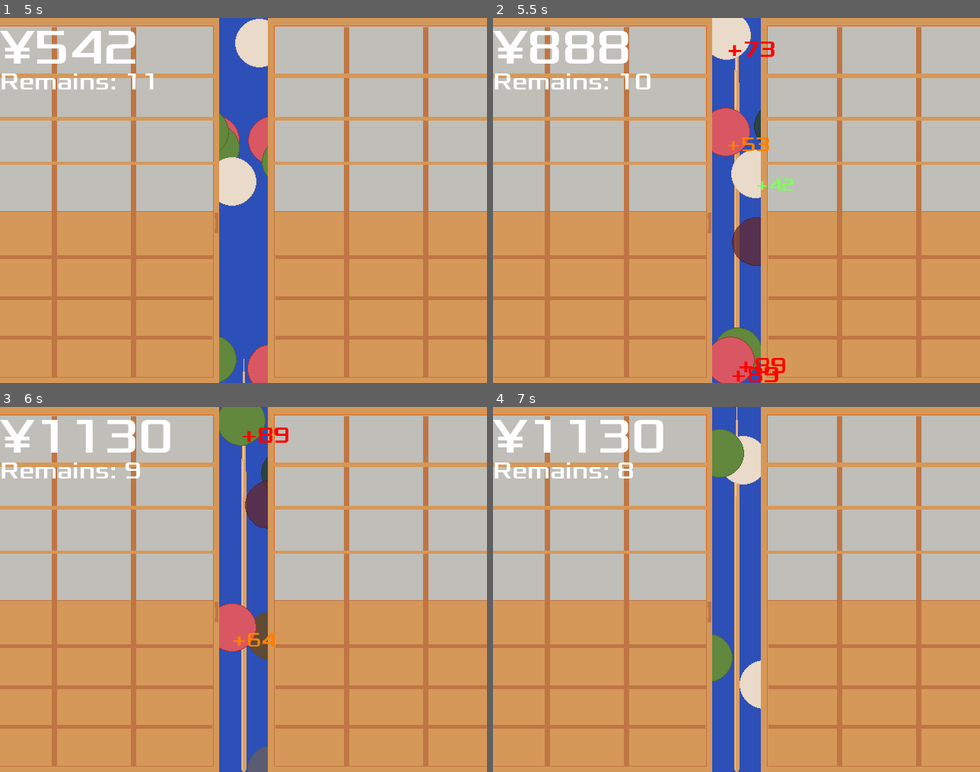
Above: before the commit, frames 1-4 (two rows, left to right).
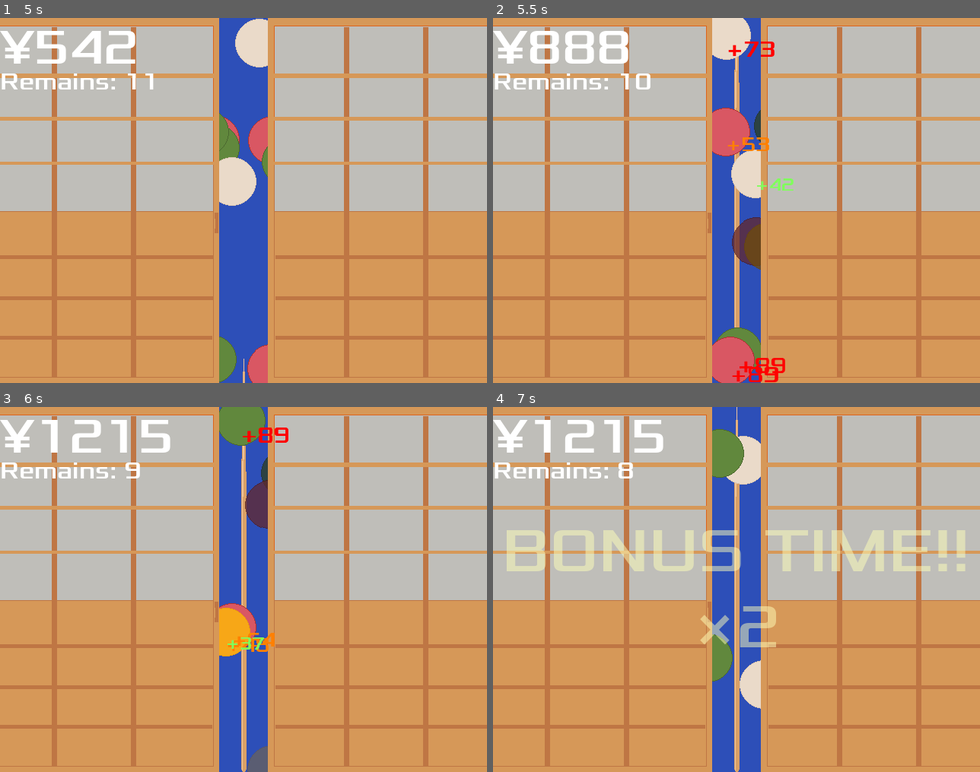
Above: after the commit, the same moments.

Repository: zundouz/ldjam54_odango
Game: Godot game, scene res://main.tscn
Two runs of this game, one before a commit and one after it. Both use one fixed random seed, a clock stepped at 60 frames per second and the inputs below.
Inputs (mouse positions are in pixels of both pictures, inside the frame that each line leads up to):
- Up to frame 1 (5 s): tap Space (space) at 0.5, 2, 2.1 s; move the mouse to (350, 182) at 0.52 s; hold Up (move_up) 0.53-1.28 s; tap Enter (enter) at 0.6, 3.6 s; move the mouse to (146, 218) at 1.27 s; click (146, 218) at 1.35 s; move the mouse to (292, 120) at 2.02 s; hold Up (move_up) 2.03-3.53 s; move the mouse to (219, 273) at 2.77 s; tap W (w_key) at 2.85 s; move the mouse to (389, 255) at 3.52 s; move the mouse to (97, 145) at 4.27 s; click (97, 145) at 4.35 s
- Up to frame 2 (5.5 s): move the mouse to (760, 200) at 5.02 s; tap Space (space) at 5.1 s
- Up to frame 3 (6 s): move the mouse to (170, 498) at 5.77 s; hold Up (move_up) from 5.78 s (still down); tap W (w_key) at 5.85 s
- Up to frame 4 (7 s): keep holding Up (move_up); move the mouse to (843, 571) at 6.52 s; tap Enter (enter) at 6.6 s

Frame 1 is identical in both runs. In frame 2, 0.3% of the frame differs, in the area x 51-55%, y 56-69%; in frame 3, 1.7%; in frame 4, 5.8%, in the area x 2-98%, y 3-66%.

Commit message:
chore: 金が思ったより簡単に仕留められるので、速度をちょっと上げてみる

Diff:
--- a/odango.gd
+++ b/odango.gd
@@ -40,6 +40,8 @@
 		else:
 			$AnimatedSprite2D.set_animation("bonus")
 			odango_type = MyGlobal.odango_type_enum.BONUS
+			linear_velocity.x = linear_velocity.x * 1.25
+			linear_velocity.y = linear_velocity.y * 1.25
 
 	$AnimatedSprite2D.play()
 
